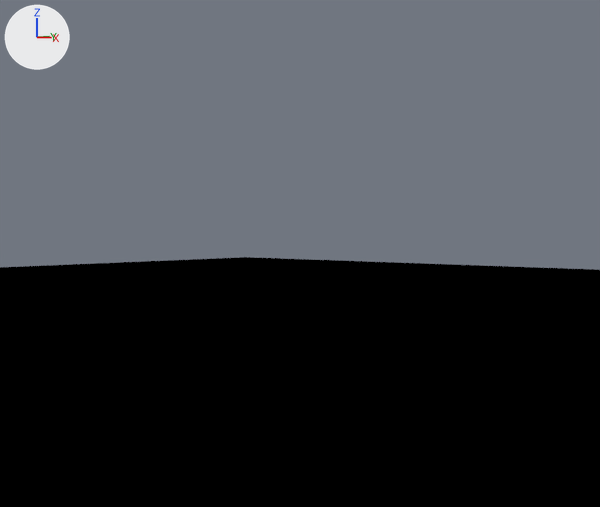
Renders of the Blender file Blends/Sow Peccary.blend from each side of a commit.
Before and after are seen from a camera (50 mm lens) standing at (1.75, -1.96, 0.6) and looking at (-0.05, 0.13, 0.51). Lighting does not change. The marker at upper left points along +X, +Y and +Z. The older version comes first.

In view in the first picture: 'FloorClip'.
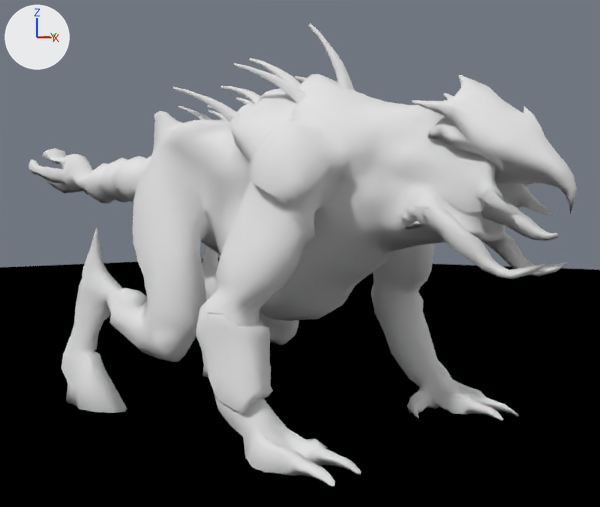
Location of each change, (x1, y1, x2, y2) in pixels of the pictures (600 x 507 px):
'SK_NPC_Peccary.001', added
    after: (28, 23, 577, 487)

Edits to the bpy script that builds the scene:
```text
Add ng_abiotic_bsdf:
    ng_abiotic_bsdf = bpy.data.node_groups.new('Abiotic BSDF', 'ShaderNodeTree')
    # nodes: BsdfPrincipled
    # colours: white #e7e7e7, white #ffffff
Add mat_m_peccary_01:
    mat_m_peccary_01 = bpy.data.materials.new('M_Peccary_01')
    # nodes: Group, OutputMaterial
    # colours: white #e7e7e7, black #000000
Add me_sk_npc_peccary:
    me_sk_npc_peccary.from_pydata(...)  # 5459 vertices, 7090 faces; spans x -135.0..94.0, y -51.0..51.0, z 0.0..122.0
    me_sk_npc_peccary.materials.append(mat_m_peccary_01)  # its picture is missing
Add ob_sk_npc_peccary_001:
    ob_sk_npc_peccary_001 = bpy.data.objects.new('SK_NPC_Peccary.001', me_sk_npc_peccary)
    ob_sk_npc_peccary_001.location = (0.0, 0.0, 0.0)
    ob_sk_npc_peccary_001.scale = (0.01, 0.01, 0.01)
```
